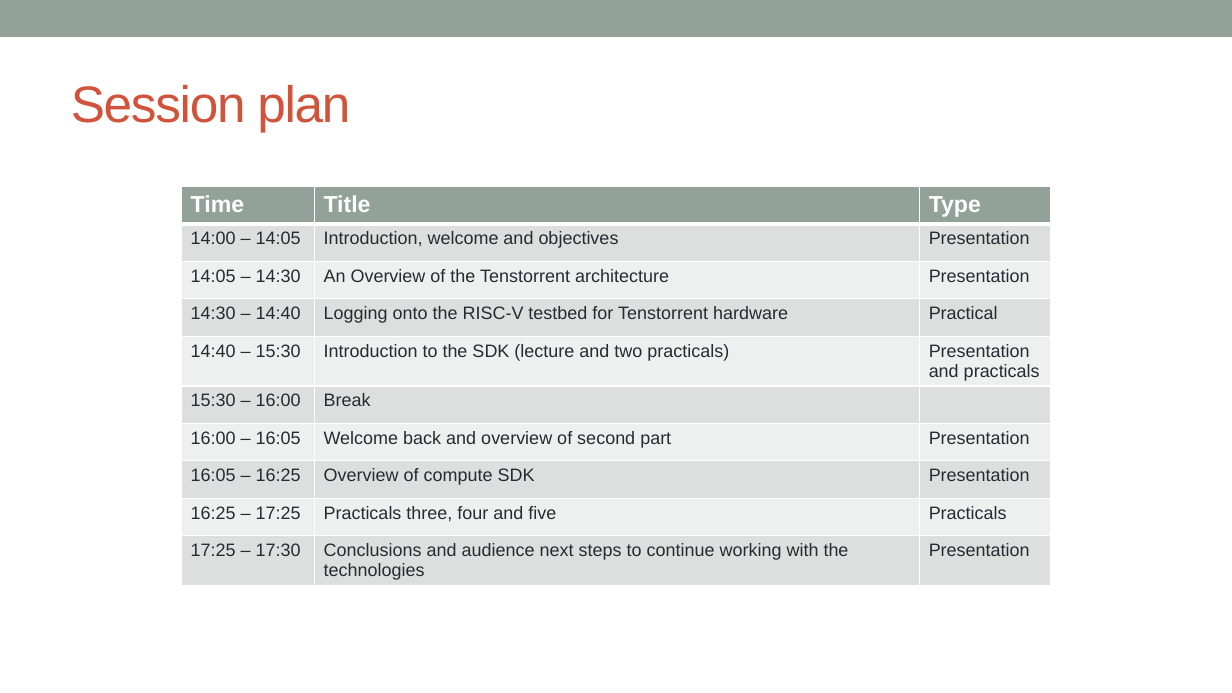
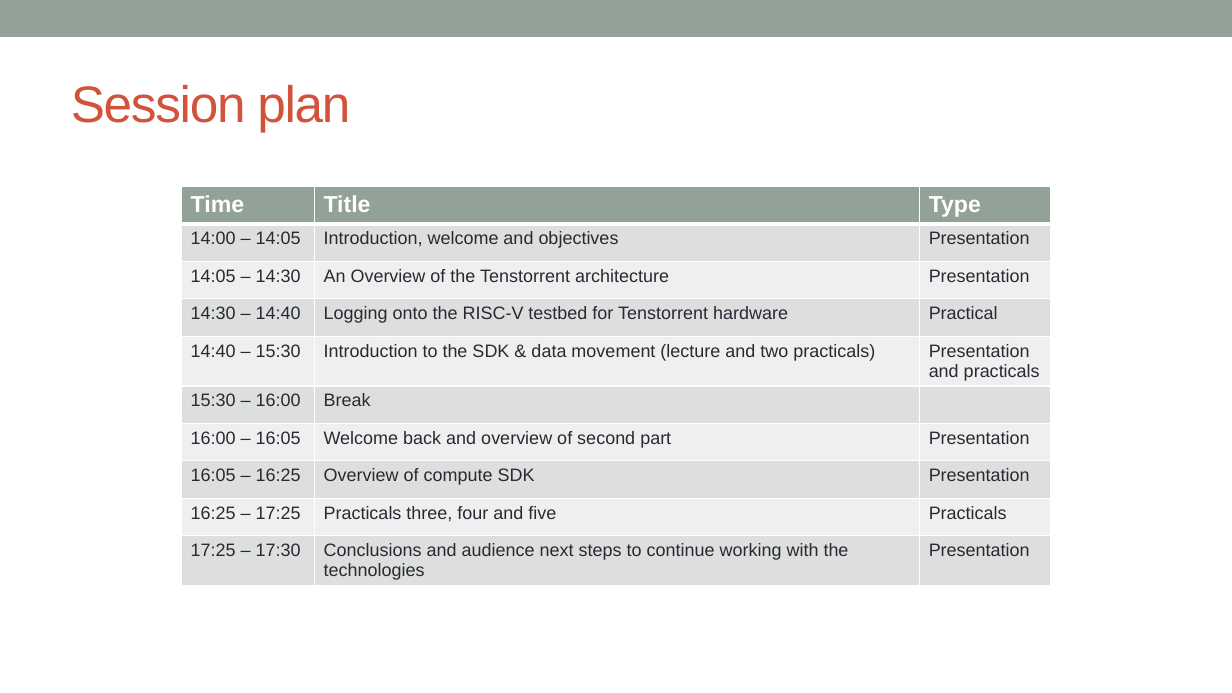
Before and after one commit to owainkenwayucl/tt-tutorial, a slide deck: slide 5 of lectures/src/Welcome and overview.pptx. Drawn at 1232x693 pixels with LibreOffice and Linux fonts; fonts in the diff are those of the drawing. Boxes give left, top, right and bottom in pixels: in the first picture for what was removed or moved away, otherwise in the second. Text is boxed around its words. In the diff, an @@ line names an element or a change of style, - is before the commit and + after.

```diff
--- a/lectures/src/Welcome and overview.pptx
+++ b/lectures/src/Welcome and overview.pptx
@@ table at [181, 187, 1051, 592] @@
-row 5, column 2: Introduction to the SDK (lecture and two practicals)
+row 5, column 2: Introduction to the SDK & data movement (lecture and two practicals)
```
Also in this commit, not shown: 2 other files.
